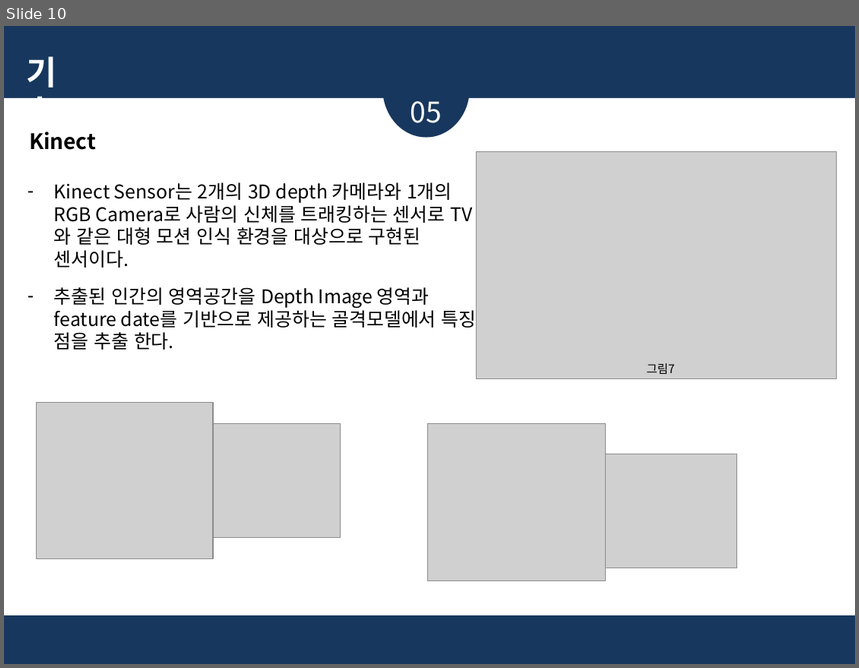
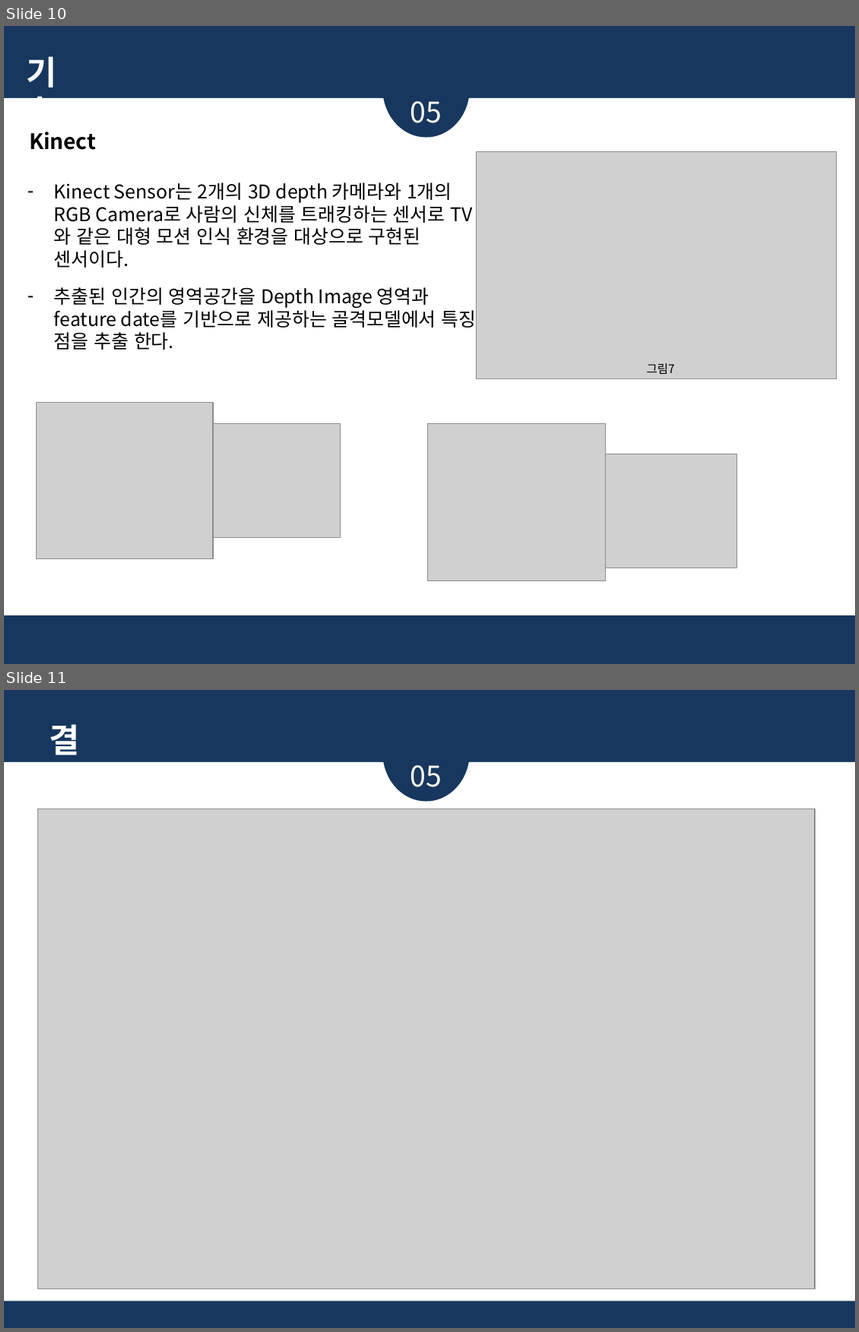
Before and after one commit to glad1470/2019_research, a slide deck: Doc/주제 선정 및 시장 조사_19.03.19/졸업논문 주제_임광효_김준영_2.pptx. Shown one above the other, each under a label of ours: slide 10 before the commit, slides 10 and 11 after it. The pictures are 859x668 and 859x1332 pixels, drawn with LibreOffice and Linux fonts; fonts in the diff are those of the drawing; grey boxes stand for pictures. Boxes give left, top, right and bottom in pixels: in the first picture for what was removed or moved away, otherwise in the second. Text is boxed around its words. In the diff, an @@ line names an element or a change of style, - is before the commit and + after.

```diff
--- a/Doc/주제 선정 및 시장 조사_19.03.19/졸업논문 주제_임광효_김준영_2.pptx
+++ b/Doc/주제 선정 및 시장 조사_19.03.19/졸업논문 주제_임광효_김준영_2.pptx
@@ slide 11 added at [4,690,855,1328], background #17375E @@
@@ ellipse added at [382,704,470,802], fill #17375E @@
@@ text added at [49,724,80,762], 28 pt, text #FFFFFF, bold @@
+결론
@@ rectangle added at [4,762,855,1302], fill #FFFFFF @@
@@ text added at [411,765,442,787], 24 pt, text #FFFFFF @@
+05
@@ picture added at [37,809,814,1289] @@
```
Also in this commit, not shown: 3 slides changed, 4 other slides added, 4 slides removed.
